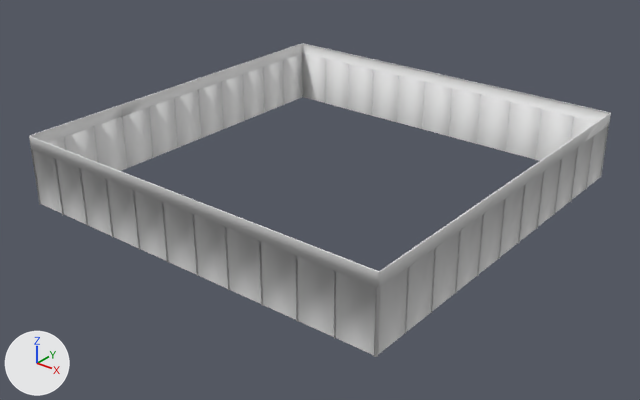
Before and after pictures for a commit that changed the Blender file Assets/Models/buildingslice1.blend.
Before and after are seen from a 50 mm camera at (77.4, -99.0, 48.1) aimed at (0.7, -3.1, -11.4). Every picture has the same lights, and +X, +Y and +Z are marked at lower left.
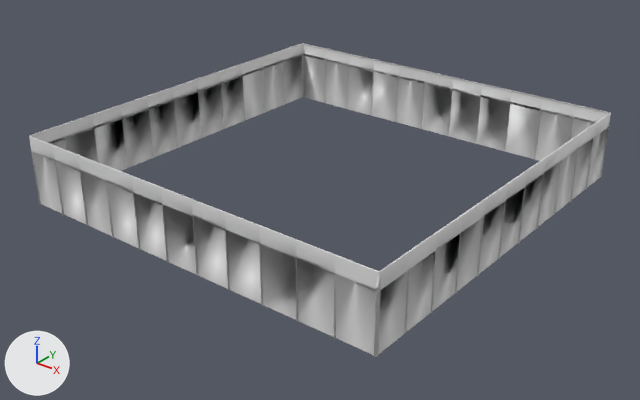
Where the change shows, as pixel boxes (x1, y1, x2, y2) in the pictures (640 x 400 px):
```json
{"part": 1, "of": "me_cube_002", "change": "built on", "before": [47, 53, 596, 143], "after": [31, 54, 609, 290]}
{"part": 2, "of": "me_cube_002", "change": "surface changed", "before": [29, 44, 610, 342], "after": [29, 44, 610, 342]}
```

The change, as JSON lines over the scene's bpy script:
```json
{"op": "add", "block": "mat_neon", "code": ["mat_neon = principled_material('Neon')", "mat_neon.base_color = (0.8, 0.8, 0.8)  # white #e7e7e7"]}
{"block": "me_cube_002", "where": "# used by ob_cube; location = (0.0, 0.0, 0.0)"}
{"op": "remove", "block": "me_cube_002", "code": "me_cube_002.from_pydata(...)  # 576 vertices, 524 faces; spans x -31.3..31.3, y -31.3..31.3, z -11.0..0.0"}
{"op": "add", "block": "me_cube_002", "code": "me_cube_002.from_pydata(...)  # 758 vertices, 706 faces; spans x -31.3..31.3, y -31.3..31.3, z -11.0..0.0"}
{"block": "me_cube_002", "change": "me_cube_002 part 1"}
{"block": "me_cube_002", "change": "62 faces are deleted"}
{"block": "me_cube_002", "change": "182 vertices are added at x -31.3..31.3, y -31.3..31.3, z -2.3"}
{"block": "me_cube_002", "change": "182 new faces join them, mat_neon (white #e7e7e7)"}
{"block": "me_cube_002", "change": "62 new faces join them, mat_metal (its picture is missing)"}
{"block": "me_cube_002", "change": "me_cube_002 part 2: 453 kept faces spanning x -31.3..31.3, y -31.3..31.3, z -11.0..0.0 get new texture (UV) coordinates"}
{"op": "add", "block": "me_cube_002", "code": "me_cube_002.materials.append(mat_neon)  # white #e7e7e7"}
```
